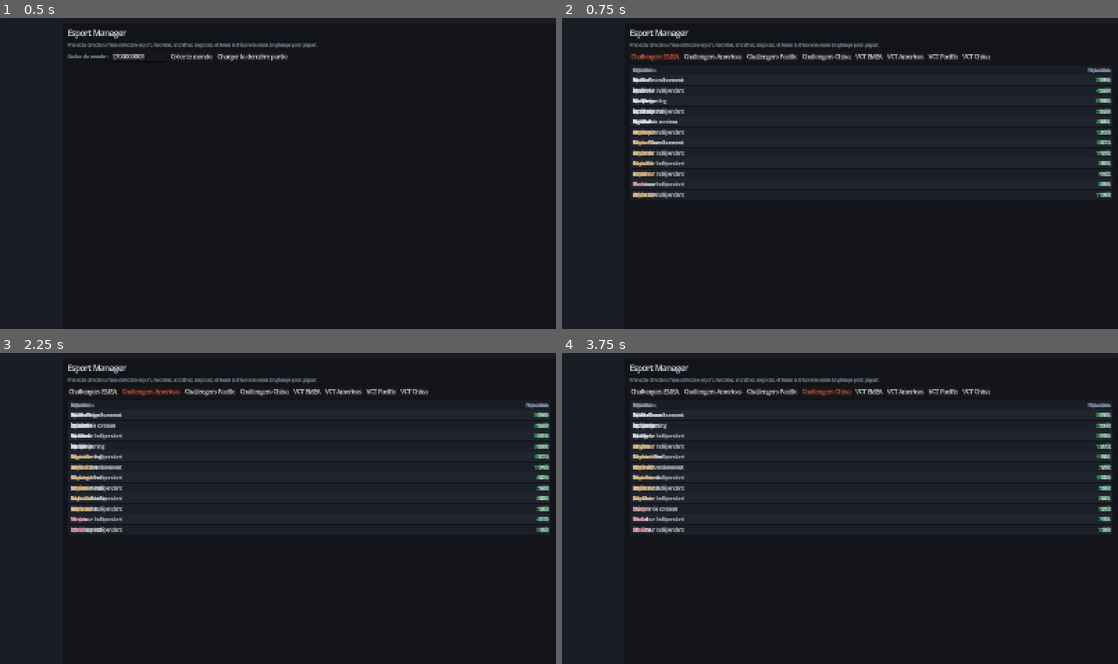
Above: before the commit, frames 1-4 (two rows, left to right).
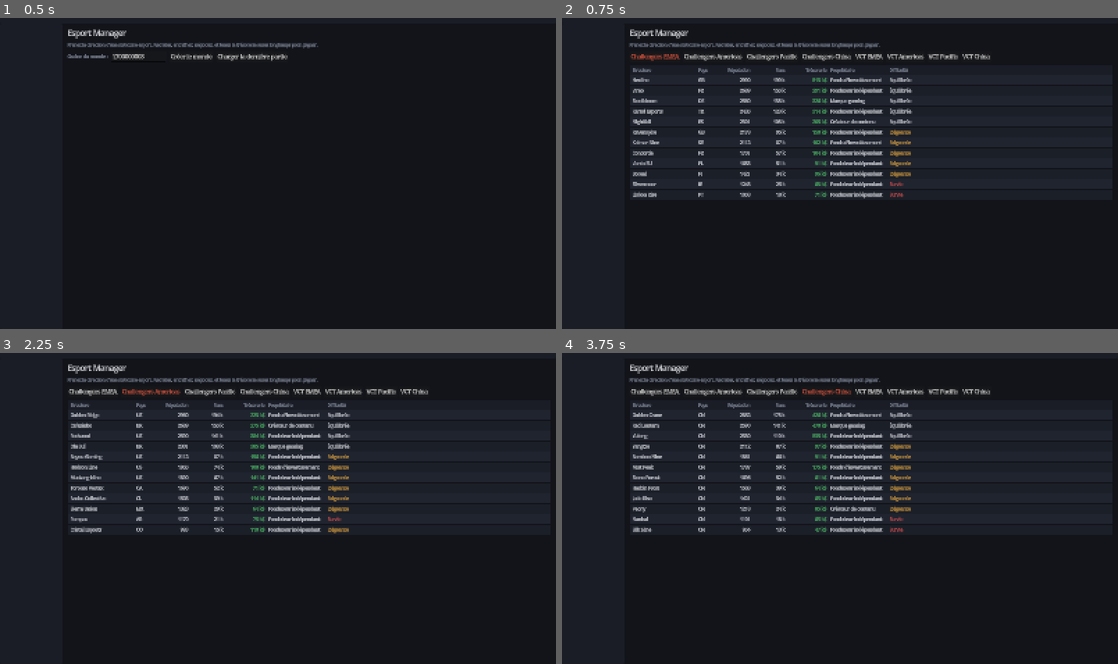
Above: after the commit, the same moments.

Repository: loukakouuu/esport-manager
Game: Godot game, scene res://scenes/Main.tscn
Same seed, same stepped clock (60 frames per second), same inputs: the game is played once before the commit and once after it.
Inputs:
- Up to frame 1 (0.5 s): no input
- Up to frame 2 (0.75 s): click "Créer le monde" at 0.5 s
- Up to frame 3 (2.25 s): click "Challengers EMEA" at 1.25 s; click "Challengers Americas" at 2 s
- Up to frame 4 (3.75 s): click "Challengers Pacific" at 2.75 s; click "Challengers China" at 3.5 s

Frame 1 is identical in both runs. In frame 2, 5.0% of the frame differs, in the area x 12-99%, y 16-59%; in frame 3, 4.9%; in frame 4, 4.9%.

Commit message:
Corrige la mise en page des tableaux et outille la vérification visuelle
Bug principal : UiKit.table() ajoutait les cellules au PanelContainer de la
ligne au lieu de la HBoxContainer qu'il contient. Un PanelContainer empile
tous ses enfants dans le même rectangle : chaque tableau du jeu affichait donc
ses colonnes superposées. La ligne cliquable passe désormais par gui_input
plutôt que par un bouton en surimpression.

Cause profonde du non-détection : tools/ui_check.gd ne comptait que les
éléments produits. Il vérifie maintenant les invariants de mise en page de
Godot (PanelContainer / MarginContainer / ScrollContainer / CenterContainer
avec plus d'un enfant) et aurait attrapé ce bug.

Ajout d'un harnais de captures d'écran (src/ui/DevShots.gd) :
  godot --path . -- --shots=all
Il prépare une partie jouable, parcourt les écrans et enregistre un PNG de
chacun. Sans lui, la seule vérification visuelle possible est manuelle.

Autres correctifs trouvés grâce aux captures :
- brackets : deux tours pouvaient tomber le même jour, une demi-finale se
  retrouvant programmée avant ses quarts ; les journées sont désormais
  strictement croissantes
- pseudos uniques dans tout le monde (réservation gérée par Ids)
- barre d'onglets des compétitions : plus de trou vertical (UiKit.scroll_h)
- potentiel affiché en vraies étoiles au lieu de « **+.. »
- jauge de netteté verte au lieu de rouge
- commentaire de round replié au lieu de déborder
- rounds « bonus » distingués des « force buy »
- clause de rachat affichée « — » pour un agent libre
- colonnes Poste et État élargies, actions de l'effectif remontées en tête
- Money.fmt_short : espace manquant avant le symbole sous 1 000 $

Vérifications : 63 tests unitaires, 12 écrans sans violation d'invariant,
saison complète (577 séries) avec sauvegarde relue à l'identique.

Diff:
--- a/src/core/Ids.gd
+++ b/src/core/Ids.gd
@@ -7,6 +7,11 @@
 
 var _counters: Dictionary = {}
 
+## Pseudos déjà attribués. Deux joueurs nommés « Karma » dans le même monde
+## cassent l'immersion et rendent les tableaux ambigus : l'unicité des pseudos
+## est donc gérée ici, au même endroit que celle des identifiants.
+var _taken_tags: Dictionary = {}
+
 
 func next(prefix: String) -> String:
 	var n := int(_counters.get(prefix, 0)) + 1
@@ -14,12 +19,27 @@
 	return "%s_%05d" % [prefix, n]
 
 
+## Réserve un pseudo. Renvoie false s'il est déjà pris.
+func claim_tag(tag: String) -> bool:
+	var key := tag.to_lower()
+	if _taken_tags.has(key):
+		return false
+	_taken_tags[key] = true
+	return true
+
+
+func tag_is_free(tag: String) -> bool:
+	return not _taken_tags.has(tag.to_lower())
+
+
 func to_dict() -> Dictionary:
-	return {"counters": _counters.duplicate()}
+	return {"counters": _counters.duplicate(),
+		"taken_tags": _taken_tags.duplicate()}
 
 
 func from_dict(d: Dictionary) -> void:
 	_counters = (d.get("counters", {}) as Dictionary).duplicate()
+	_taken_tags = (d.get("taken_tags", {}) as Dictionary).duplicate()
 
 
 const PLAYER := "ply"
--- a/src/core/Money.gd
+++ b/src/core/Money.gd
@@ -73,7 +73,7 @@
 	elif a >= K:
 		s = String.num(float(a) / float(K), 1) + " k"
 	else:
-		s = String.num(float(a) / float(UNIT), 0)
+		s = String.num(float(a) / float(UNIT), 0) + " "
 	if neg:
 		s = "-" + s
 	return s + SYMBOL
--- a/src/gamemodules/valorant/ValorantSim.gd
+++ b/src/gamemodules/valorant/ValorantSim.gd
@@ -371,7 +371,10 @@
 	var can_force := effective >= FORCE_BUY_COST
 
 	if can_force and force_urge > 0.0:
-		return {"type": "force", "econ": 0.15 + 0.85 * buy_power * 0.75,
+		# Un achat incomplet après un round GAGNÉ n'est pas un force buy mais un
+		# « bonus » : le vocabulaire compte pour la lisibilité du compte rendu.
+		var kind := "bonus" if s.loss_streak == 0 else "force"
+		return {"type": kind, "econ": 0.15 + 0.85 * buy_power * 0.75,
 			"spend": mini(s.credits, FORCE_BUY_COST)}
 
 	# Save : on garde les crédits, l'économie du round est faible mais on
@@ -747,6 +750,8 @@
 		parts.append("Pistol pour %s." % tag)
 	elif rtype == "eco":
 		parts.append("%s convertit un eco." % tag)
+	elif rtype == "bonus":
+		parts.append("%s convertit son bonus." % tag)
 	elif rtype == "force":
 		parts.append("Force buy payant pour %s." % tag)
 	else:
--- a/src/systems/CompetitionEngine.gd
+++ b/src/systems/CompetitionEngine.gd
@@ -60,11 +60,17 @@
 
 ## Répartit `count` journées sur la fenêtre de la phase, en visant les
 ## week-ends — comme les vraies ligues.
+##
+## Contrainte impérative : les journées renvoyées sont STRICTEMENT croissantes.
+## Sans cela, l'attirance vers le samedi peut poser deux tours d'un arbre le
+## même jour — et une demi-finale programmée avant que ses quarts soient joués
+## ne trouve pas ses participants, ce qui bloque la compétition.
 static func _match_days(start_day: int, end_day: int, count: int) -> Array[int]:
 	var out: Array[int] = []
 	if count <= 0:
 		return out
 	var span := maxi(end_day - start_day, count)
+	var previous := -1
 	for i in count:
 		var d := start_day + int(round(float(i) * float(span) / float(maxi(count - 1, 1))))
 		# On glisse vers le samedi le plus proche quand c'est possible.
@@ -73,7 +79,9 @@
 			var shift := (6 - wd)
 			if d + shift <= end_day:
 				d += shift
-		out.append(clampi(d, start_day, end_day))
+		d = maxi(d, previous + 1)
+		previous = d
+		out.append(d)
 	return out
 
 
--- a/src/systems/PlayerFactory.gd
+++ b/src/systems/PlayerFactory.gd
@@ -45,7 +45,24 @@
 	return DataFile.load_json(NAMES_PATH, {"regions": {}}) as Dictionary
 
 
-static func make_gamertag(rng: Rng) -> String:
+## Génère un pseudo. Si `ids` est fourni, l'unicité dans le monde est garantie
+## (on retente, puis on suffixe un nombre en dernier recours).
+static func make_gamertag(rng: Rng, ids: Ids = null) -> String:
+	for _attempt in 12:
+		var tag := _random_tag(rng)
+		if ids == null:
+			return tag
+		if ids.claim_tag(tag):
+			return tag
+	var fallback := _random_tag(rng)
+	for n in range(2, 500):
+		var candidate := "%s%d" % [fallback, n]
+		if ids == null or ids.claim_tag(candidate):
+			return candidate
+	return fallback
+
+
+static func _random_tag(rng: Rng) -> String:
 	var n := _names()
 	if rng.chance(0.45):
 		return str(rng.pick(n.get("tag_solo", ["Player"])))
@@ -73,7 +90,7 @@
 	p.nationality = str(rng.pick(reg.get("countries", ["FR"])))
 	p.first_name = str(rng.pick(reg.get("first", ["Alex"])))
 	p.last_name = str(rng.pick(reg.get("last", ["Martin"])))
-	p.gamertag = make_gamertag(rng)
+	p.gamertag = make_gamertag(rng, ids)
 
 	var age: int = int(opts.get("age", rng.gauss_i(21.5, 2.6, 16, 32)))
 	p.birth_day = GameDate.add_days(GameDate.add_years(today, -age), -rng.range_i(0, 364))
--- a/src/systems/ScoutingSystem.gd
+++ b/src/systems/ScoutingSystem.gd
@@ -74,23 +74,15 @@
 	return "%d-%d" % [maxi(est - m, 1), mini(est + m, 200)]
 
 
-## Potentiel : toujours affiché en étoiles, jamais en chiffre. Personne ne
-## sait vraiment jusqu'où ira un joueur de 17 ans.
-static func potential_stars(world: World, p: Player) -> String:
+## Potentiel estimé, exprimé en étoiles (0..5) et jamais en chiffre : personne
+## ne sait vraiment jusqu'où ira un joueur de 17 ans. La mise en forme
+## appartient à l'interface (UiKit.stars), pas à ce système.
+## Repères : 3 étoiles ~ titulaire de Challengers, 4 ~ niveau VCT,
+## 5 ~ candidat au top mondial.
+static func potential_value(world: World, p: Player) -> float:
 	var k := knowledge(world, p)
 	var est := float(p.potential_ability) + _bias(p, "pa") * (1.0 - k) * 40.0
-	var stars := clampf((est - 60.0) / 28.0, 0.5, 5.0)
-	var full := int(floor(stars))
-	var half := (stars - float(full)) >= 0.5
-	var s := ""
-	for i in 5:
-		if i < full:
-			s += "*"
-		elif i == full and half:
-			s += "+"
-		else:
-			s += "."
-	return s
+	return clampf((est - 60.0) / 26.0, 0.5, 5.0)
 
 
 static func estimated_attr(world: World, p: Player, key: String) -> int:
--- a/src/systems/StaffFactory.gd
+++ b/src/systems/StaffFactory.gd
@@ -44,7 +44,7 @@
 	s.last_name = str(rng.pick(reg.get("last", ["Martin"])))
 	# Beaucoup de coachs esport sont d'anciens joueurs : ils gardent leur pseudo.
 	if rng.chance(0.55):
-		s.nickname = PlayerFactory.make_gamertag(rng)
+		s.nickname = PlayerFactory.make_gamertag(rng, ids)
 
 	var age := int(opts.get("age", rng.gauss_i(31.0, 5.5, 22, 55)))
 	s.birth_day = GameDate.add_years(today, -age)
--- a/src/tests/SimTests.gd
+++ b/src/tests/SimTests.gd
@@ -135,7 +135,7 @@
 		types[r["type"]] = int(types.get(r["type"], 0)) + 1
 	t.eq(int(types.get("pistol", 0)), 2, "exactement deux pistols par map")
 	t.check(types.has("full"), "des full buys sont joués")
-	t.check(types.has("eco") or types.has("force"),
+	t.check(types.has("eco") or types.has("force") or types.has("bonus"),
 		"des rounds à économie réduite existent")
 
 	var first_half := 0
--- a/src/ui/App.gd
+++ b/src/ui/App.gd
@@ -45,10 +45,27 @@
 	_build_shell()
 	game.state_changed.connect(_on_state_changed)
 	game.world_loaded.connect(_on_state_changed)
+
+	# Mode capture d'écran (développement) : voir src/ui/DevShots.gd
+	if DevShots.is_requested():
+		await DevShots.run(self, game)
+		return
+
 	if game.has_world() and game.world.player_org_id != "":
 		navigate("home")
 	else:
 		_show_new_game()
+
+
+## Noms des écrans navigables, dans l'ordre du menu.
+func screen_names() -> Array[String]:
+	var out: Array[String] = []
+	for entry in NAV:
+		out.append(str(entry[0]))
+	for k in SCREENS:
+		if not out.has(str(k)):
+			out.append(str(k))
+	return out
 
 
 func _build_shell() -> void:
--- /dev/null
+++ b/src/ui/DevShots.gd
@@ -0,0 +1,74 @@
+class_name DevShots
+extends RefCounted
+
+## Harnais de capture d'écran pour le développement.
+##
+## Raison d'être : une interface qui « se construit sans erreur » peut très
+## bien s'afficher n'importe comment. Les tests headless ne rendent rien ; il
+## faut donc pouvoir produire des images réelles automatiquement, sinon la
+## seule vérification possible est de cliquer soi-même dans chaque écran.
+##
+## Usage :
+##   godot --path . -- --shots=home,squad,finance
+##   godot --path . -- --shots=all
+##
+## Les PNG sont écrits dans user://shots/ et le chemin absolu est imprimé.
+
+const SETUP_DAYS := 80
+const SETTLE_FRAMES := 4
+
+
+static func requested() -> Array[String]:
+	for arg in OS.get_cmdline_user_args():
+		if arg.begins_with("--shots="):
+			var list := arg.substr(8)
+			var out: Array[String] = []
+			for s in list.split(","):
+				if s.strip_edges() != "":
+					out.append(s.strip_edges())
+			return out
+	return []
+
+
+static func is_requested() -> bool:
+	return not requested().is_empty()
+
+
+## Prépare une partie jouable puis capture les écrans demandés.
+static func run(app: Control, game: Node) -> void:
+	var names := requested()
+	var dir := "user://shots"
+	DirAccess.make_dir_recursive_absolute(dir)
+
+	print("[shots] préparation du monde…")
+	game.new_world(20260105)
+	var candidates := WorldGenerator.selectable_orgs(game.world, "chal_emea")
+	game.choose_org(str(candidates[candidates.size() / 2]["org_id"]))
+	for _i in SETUP_DAYS:
+		game.advance_day()
+	print("[shots] %s — %s" % [game.my_org().name,
+		GameDate.format_long(game.world.today)])
+
+	var all: Array[String] = app.call("screen_names")
+	if names.size() == 1 and names[0] == "all":
+		names = all
+
+	for name in names:
+		if not all.has(name):
+			print("[shots] écran inconnu : %s" % name)
+			continue
+		var args := {}
+		if name == "player":
+			var r = game.my_roster()
+			if not r.player_ids.is_empty():
+				args = {"player_id": r.player_ids[0]}
+		app.navigate(name, args)
+		for _f in SETTLE_FRAMES:
+			await RenderingServer.frame_post_draw
+		var img := app.get_viewport().get_texture().get_image()
+		var path := "%s/%s.png" % [dir, name]
+		img.save_png(path)
+		print("[shots] %s -> %s" % [name, path])
+
+	print("[shots] dossier : %s/shots" % OS.get_user_data_dir())
+	app.get_tree().quit(0)
--- a/src/ui/UiKit.gd
+++ b/src/ui/UiKit.gd
@@ -97,15 +97,23 @@
 	var grid := VBoxContainer.new()
 	grid.add_theme_constant_override("separation", 1)
 
-	var header := _row_container(BG_PANEL)
+	# Tableau sans en-tête (arbres de tournoi) : on n'affiche pas une ligne
+	# d'intitulés vides.
+	var has_labels := false
 	for c in columns:
-		header.add_child(_cell(str((c as Dictionary).get("label", "")),
-			c, TEXT_DIM, 12))
-	grid.add_child(header)
+		if str((c as Dictionary).get("label", "")) != "":
+			has_labels = true
+	if has_labels:
+		var header := _row_container(BG_PANEL)
+		for c in columns:
+			_cells_of(header).add_child(_cell(str((c as Dictionary).get("label", "")),
+				c, TEXT_DIM, 12))
+		grid.add_child(header)
 
 	for i in rows.size():
 		var bg := BG_ROW if i % 2 == 0 else BG_ROW_ALT
 		var line := _row_container(bg)
+		var cells := _cells_of(line)
 		var row: Array = rows[i]
 		for j in columns.size():
 			var v = row[j] if j < row.size() else ""
@@ -116,20 +124,28 @@
 				color = (v as Dictionary).get("color", TEXT)
 			else:
 				text = str(v)
-			line.add_child(_cell(text, columns[j], color, 13))
+			cells.add_child(_cell(text, columns[j], color, 13))
 		if row_clicked.is_valid():
-			var btn := Button.new()
-			btn.flat = true
-			btn.focus_mode = Control.FOCUS_NONE
-			btn.set_anchors_preset(Control.PRESET_FULL_RECT)
-			btn.mouse_filter = Control.MOUSE_FILTER_PASS
+			# Ligne cliquable sans bouton superposé : le panneau intercepte le
+			# clic, les libellés laissent passer la souris.
 			var idx := i
-			btn.pressed.connect(func(): row_clicked.call(idx))
-			line.add_child(btn)
+			line.mouse_filter = Control.MOUSE_FILTER_STOP
+			line.gui_input.connect(func(event: InputEvent):
+				if event is InputEventMouseButton \
+						and (event as InputEventMouseButton).pressed \
+						and (event as InputEventMouseButton).button_index \
+							== MOUSE_BUTTON_LEFT:
+					row_clicked.call(idx))
 		grid.add_child(line)
 	return grid
 
 
+## Une ligne de tableau = un PanelContainer (le fond) contenant UN SEUL enfant,
+## la HBoxContainer des cellules.
+##
+## Piège Godot à ne jamais réintroduire : un PanelContainer empile TOUS ses
+## enfants dans le même rectangle. Y ajouter les cellules directement les
+## superpose au lieu de les aligner. On passe donc toujours par _cells_of().
 static func _row_container(bg: Color) -> PanelContainer:
 	var p := PanelContainer.new()
 	var sb := StyleBoxFlat.new()
@@ -141,8 +157,14 @@
 	p.add_theme_stylebox_override("panel", sb)
 	var h := HBoxContainer.new()
 	h.add_theme_constant_override("separation", 10)
+	h.size_flags_horizontal = Control.SIZE_EXPAND_FILL
+	h.mouse_filter = Control.MOUSE_FILTER_IGNORE
 	p.add_child(h)
 	return p
+
+
+static func _cells_of(row: PanelContainer) -> HBoxContainer:
+	return row.get_child(0) as HBoxContainer
 
 
 static func _cell(text: String, col, color: Color, size: int) -> Control:
@@ -200,6 +222,7 @@
 	return TEXT
 
 
+## Zone défilante qui occupe la place restante (listes longues).
 static func scroll(child: Control) -> ScrollContainer:
 	var s := ScrollContainer.new()
 	s.size_flags_vertical = Control.SIZE_EXPAND_FILL
@@ -207,3 +230,25 @@
 	child.size_flags_horizontal = Control.SIZE_EXPAND_FILL
 	s.add_child(child)
 	return s
+
+
+## Défilement HORIZONTAL seul, sur une seule ligne de haut.
+## À utiliser pour les barres d'onglets : un `scroll()` normal réclamerait
+## toute la hauteur restante et laisserait un trou béant sous les onglets.
+static func scroll_h(child: Control, height: int = 34) -> ScrollContainer:
+	var s := ScrollContainer.new()
+	s.vertical_scroll_mode = ScrollContainer.SCROLL_MODE_DISABLED
+	s.size_flags_horizontal = Control.SIZE_EXPAND_FILL
+	s.size_flags_vertical = Control.SIZE_SHRINK_BEGIN
+	s.custom_minimum_size = Vector2(0, height)
+	s.add_child(child)
+	return s
+
+
+## Étoiles de potentiel, façon Football Manager.
+static func stars(value: float, max_stars: int = 5) -> String:
+	var full := int(round(clampf(value, 0.0, float(max_stars))))
+	var out := ""
+	for i in max_stars:
+		out += "★" if i < full else "☆"
+	return out
--- a/src/ui/screens/CompetitionScreen.gd
+++ b/src/ui/screens/CompetitionScreen.gd
@@ -34,7 +34,7 @@
 		if cid == comp_id:
 			b.add_theme_color_override("font_color", UiKit.ACCENT)
 		picker.add_child(b)
-	add_child(UiKit.scroll(picker))
+	add_child(UiKit.scroll_h(picker))
 
 	var comp := w.competition(comp_id)
 	if comp == null:
@@ -124,7 +124,7 @@
 				"BO%d" % f.best_of,
 			])
 		v.add_child(UiKit.table([
-			{"label": "Date", "width": 70},
+			{"label": "", "width": 70},
 			{"label": "", "width": 170, "align": "right"},
 			{"label": "", "width": 25, "align": "center"},
 			{"label": "", "width": 25, "align": "center"},
--- a/src/ui/screens/FinanceScreen.gd
+++ b/src/ui/screens/FinanceScreen.gd
@@ -77,13 +77,15 @@
 	var head := UiKit.hbox(8)
 	head.add_child(UiKit.label("Compte de résultat", 15, UiKit.ACCENT))
 	head.add_child(UiKit.spacer())
-	head.add_child(UiKit.button("Saison en cours" if _period == 1
-		else "12 derniers mois", func():
-		_period = 1 - _period
-		refresh()))
+	head.add_child(UiKit.button(
+		"Voir la saison en cours" if _period == 1 else "Voir les 12 derniers mois",
+		func():
+			_period = 1 - _period
+			refresh()))
 	v.add_child(head)
-	v.add_child(UiKit.subtitle("Du %s au %s"
-		% [GameDate.format_long(from_day), GameDate.format_long(w.today)]))
+	v.add_child(UiKit.subtitle("%s — du %s au %s"
+		% ["Saison en cours" if _period == 0 else "12 derniers mois",
+			GameDate.format_long(from_day), GameDate.format_long(w.today)]))
 
 	var pnl := o.ledger.pnl(from_day, w.today)
 	var income: Array = []
--- a/src/ui/screens/MatchScreen.gd
+++ b/src/ui/screens/MatchScreen.gd
@@ -59,7 +59,7 @@
 
 func _rounds_panel(m: MapResult) -> Control:
 	var panel := UiKit.panel(12)
-	panel.custom_minimum_size = Vector2(420, 0)
+	panel.custom_minimum_size = Vector2(560, 0)
 	var v := UiKit.vbox(6)
 	panel.add_child(v)
 	v.add_child(UiKit.label("%s — %d-%d%s"
@@ -86,7 +86,12 @@
 			_type_color(str(r["type"])))
 		badge.custom_minimum_size = Vector2(60, 0)
 		line.add_child(badge)
-		line.add_child(UiKit.label(str(r.get("text", "")), 12))
+		# Le commentaire prend la place restante et passe à la ligne : sinon la
+		# colonne déborde et fait apparaître une barre de défilement horizontale.
+		var comment := UiKit.label(str(r.get("text", "")), 12)
+		comment.autowrap_mode = TextServer.AUTOWRAP_WORD_SMART
+		comment.size_flags_horizontal = Control.SIZE_EXPAND_FILL
+		line.add_child(comment)
 		list.add_child(line)
 	v.add_child(UiKit.scroll(list))
 	return panel
@@ -97,6 +102,7 @@
 		"pistol": return "PISTOL"
 		"eco": return "ECO"
 		"force": return "FORCE"
+		"bonus": return "BONUS"
 		"full": return "FULL"
 	return t.to_upper()
 
@@ -106,6 +112,7 @@
 		"pistol": return UiKit.ACCENT
 		"eco": return UiKit.WARN
 		"force": return UiKit.WARN
+		"bonus": return UiKit.GOOD
 	return UiKit.TEXT_DIM
 
 
--- a/src/ui/screens/PlayerScreen.gd
+++ b/src/ui/screens/PlayerScreen.gd
@@ -28,7 +28,7 @@
 	eval.add_child(UiKit.label("Niveau estimé : %s"
 		% ScoutingSystem.ability_text(w, p), 15))
 	eval.add_child(UiKit.label("Potentiel : %s"
-		% ScoutingSystem.potential_stars(w, p), 15, UiKit.ACCENT))
+		% UiKit.stars(ScoutingSystem.potential_value(w, p)), 15, UiKit.ACCENT))
 	eval.add_child(UiKit.subtitle(ScoutingSystem.confidence_text(w, p)))
 	head.add_child(eval)
 	add_child(head)
@@ -98,7 +98,7 @@
 	v.add_child(UiKit.label("Condition", 15, UiKit.ACCENT))
 	v.add_child(_bar("Forme", p.form, UiKit.GOOD))
 	v.add_child(_bar("Moral", p.morale, UiKit.GOOD))
-	v.add_child(_bar("Netteté", p.sharpness, UiKit.ACCENT))
+	v.add_child(_bar("Netteté", p.sharpness, UiKit.GOOD))
 	v.add_child(_bar("Fatigue", p.fatigue, UiKit.WARN))
 	v.add_child(_bar("Usure mentale", p.burnout, UiKit.BAD))
 	v.add_child(_bar("Satisfaction", p.happiness, UiKit.GOOD))
--- a/src/ui/screens/SquadScreen.gd
+++ b/src/ui/screens/SquadScreen.gd
@@ -16,12 +16,19 @@
 
 	var header := UiKit.hbox(14)
 	header.add_child(UiKit.title("Effectif"))
+	header.add_child(UiKit.button("Aligner les 5 meilleurs", func():
+		_auto_lineup(w, r)))
+	header.add_child(UiKit.button("Régler la tactique",
+		func(): navigate("tactics")))
 	header.add_child(UiKit.spacer())
 	header.add_child(UiKit.label("Cohésion", 13, UiKit.TEXT_DIM))
 	header.add_child(UiKit.meter(r.chemistry, 100.0, 120,
 		UiKit.GOOD if r.chemistry > 65.0 else UiKit.WARN))
 	header.add_child(UiKit.label("%.0f" % r.chemistry, 13))
 	add_child(header)
+	add_child(UiKit.subtitle(
+		"Le « niveau » est une estimation de votre staff, pas une valeur exacte. "
+		+ "Un recruteur compétent réduit la marge d'erreur."))
 
 	var players := w.players_of(r.id)
 	players.sort_custom(func(a: Player, b: Player):
@@ -34,12 +41,12 @@
 	var columns := [
 		{"label": "", "width": 26},
 		{"label": "Joueur", "width": 120},
-		{"label": "Poste", "width": 95},
+		{"label": "Poste", "width": 125},
 		{"label": "Âge", "width": 40, "align": "right"},
 		{"label": "Niveau", "width": 60, "align": "right"},
 		{"label": "Forme", "width": 55, "align": "right"},
 		{"label": "Moral", "width": 55, "align": "right"},
-		{"label": "État", "width": 110},
+		{"label": "État", "width": 140},
 		{"label": "Note", "width": 55, "align": "right"},
 		{"label": "ACS", "width": 55, "align": "right"},
 		{"label": "Salaire", "width": 85, "align": "right"},
@@ -73,16 +80,6 @@
 	add_child(UiKit.scroll(UiKit.table(columns, rows, func(i: int):
 		navigate("player", {"player_id": players[i].id}))))
 
-	var actions := UiKit.hbox(8)
-	actions.add_child(UiKit.button("Aligner les 5 meilleurs", func():
-		_auto_lineup(w, r)))
-	actions.add_child(UiKit.button("Régler la tactique",
-		func(): navigate("tactics")))
-	add_child(actions)
-
-	add_child(UiKit.subtitle(
-		"Le « niveau » est une estimation de votre staff, pas une valeur exacte. "
-		+ "Un recruteur compétent réduit la marge d'erreur."))
 
 
 ## Sélection automatique : meilleure note à chaque poste de la composition type.
--- a/src/ui/screens/TransfersScreen.gd
+++ b/src/ui/screens/TransfersScreen.gd
@@ -89,14 +89,14 @@
 			module.role_label(p.primary_role) + (" (IGL)" if p.is_igl else ""),
 			str(p.age(w.today)),
 			ScoutingSystem.ability_text(w, p),
-			{"text": ScoutingSystem.potential_stars(w, p), "color": UiKit.ACCENT},
+			{"text": UiKit.stars(ScoutingSystem.potential_value(w, p)), "color": UiKit.ACCENT},
 			p.region,
 			"Agent libre" if p.is_free_agent()
 				else ("%s — veut partir" % current.name if p.wants_out
 					else current.name),
 			{"text": Money.fmt_short(demand),
 				"color": UiKit.TEXT if affordable else UiKit.BAD},
-			Money.fmt_short(p.contract.buyout if p.contract != null else 0),
+			Money.fmt_short(p.contract.buyout) if p.contract != null else "—",
 			ScoutingSystem.confidence_text(w, p),
 		])
 	add_child(UiKit.scroll(UiKit.table(columns, rows, func(i: int):
--- a/tools/ui_check.gd
+++ b/tools/ui_check.gd
@@ -2,10 +2,22 @@
 
 ## Vérification de l'interface en headless.
 ##
-## On ne peut pas cliquer dans une interface depuis un test, mais on peut
-## l'INSTANCIER : chaque écran est construit sur un monde réel, ce qui attrape
-## la quasi-totalité des erreurs d'exécution (champ manquant, mauvais type,
-## division par zéro sur une équipe vide) avant de lancer le jeu.
+## Deux contrôles :
+##  1. chaque écran se CONSTRUIT sans erreur d'exécution sur un monde réel ;
+##  2. l'arbre produit respecte les invariants de mise en page de Godot.
+##
+## Le contrôle 2 existe parce que le contrôle 1 seul est un piège : un écran
+## peut se construire parfaitement et s'afficher n'importe comment. Le bug
+## typique est d'ajouter plusieurs enfants à un conteneur qui les EMPILE
+## (PanelContainer, MarginContainer, ScrollContainer…) : tous les libellés se
+## superposent au même endroit. Aucun test « ça ne plante pas » ne l'attrape.
+
+## Conteneurs qui n'acceptent qu'un seul enfant : au-delà, les enfants se
+## superposent dans le même rectangle.
+const SINGLE_CHILD_CONTAINERS := [
+	"PanelContainer", "MarginContainer", "CenterContainer",
+	"ScrollContainer", "AspectRatioContainer",
+]
 
 const SCREENS := {
 	"HomeScreen": "res://src/ui/screens/HomeScreen.gd",
@@ -32,7 +44,6 @@
 	game.new_world(4242)
 	var candidates := WorldGenerator.selectable_orgs(game.world, "chal_emea")
 	game.choose_org(str(candidates[0]["org_id"]))
-	# Quelques semaines pour avoir des matchs joués, des news et des stats.
 	for _i in 70:
 		game.advance_day()
 
@@ -48,14 +59,39 @@
 		if name == "PlayerScreen":
 			var r = game.my_roster()
 			scr.set("player_id", r.player_ids[0] if not r.player_ids.is_empty() else "")
+		scr.refresh()
 
-		scr.refresh()
-		var children: int = scr.get_child_count()
-		if children == 0:
-			print("  [VIDE] %s n'a produit aucun élément" % name)
+		var problems: Array[String] = []
+		_inspect(scr, problems, name)
+		var nodes := _count(scr)
+		if scr.get_child_count() == 0:
+			problems.append("aucun élément produit")
+		if problems.is_empty():
+			print("  [OK]   %-20s %4d noeuds" % [name, nodes])
+		else:
 			failures += 1
-		else:
-			print("  [OK]   %-20s %d éléments" % [name, children])
+			print("  [KO]   %-20s %4d noeuds" % [name, nodes])
+			for p in problems:
+				print("           - %s" % p)
 		scr.queue_free()
+
 	print("\n%d écran(s) en défaut" % failures)
 	quit(1 if failures > 0 else 0)
+
+
+## Parcourt l'arbre et signale les violations d'invariants de mise en page.
+func _inspect(node: Node, problems: Array[String], path: String) -> void:
+	var cls := node.get_class()
+	if SINGLE_CHILD_CONTAINERS.has(cls) and node.get_child_count() > 1:
+		problems.append("%s (%s) a %d enfants : ils vont se superposer"
+			% [path, cls, node.get_child_count()])
+	for i in node.get_child_count():
+		var child := node.get_child(i)
+		_inspect(child, problems, "%s/%s" % [path, child.get_class()])
+
+
+func _count(node: Node) -> int:
+	var n := 1
+	for c in node.get_children():
+		n += _count(c)
+	return n
Not shown, added: src/ui/DevShots.gd.uid
Not shown, changed: CLAUDE.md
